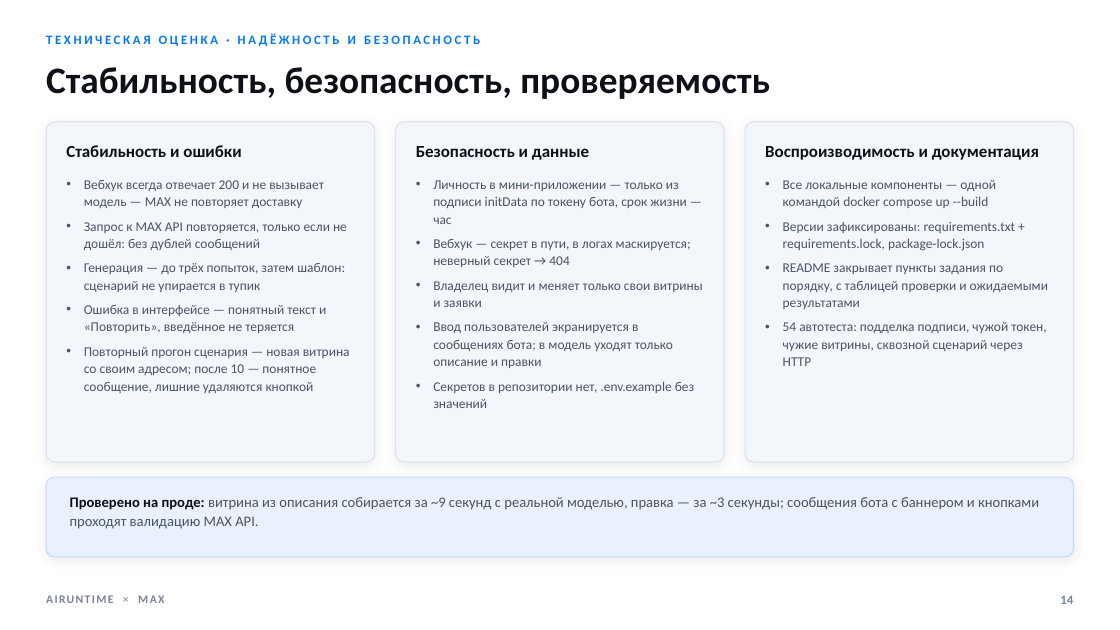
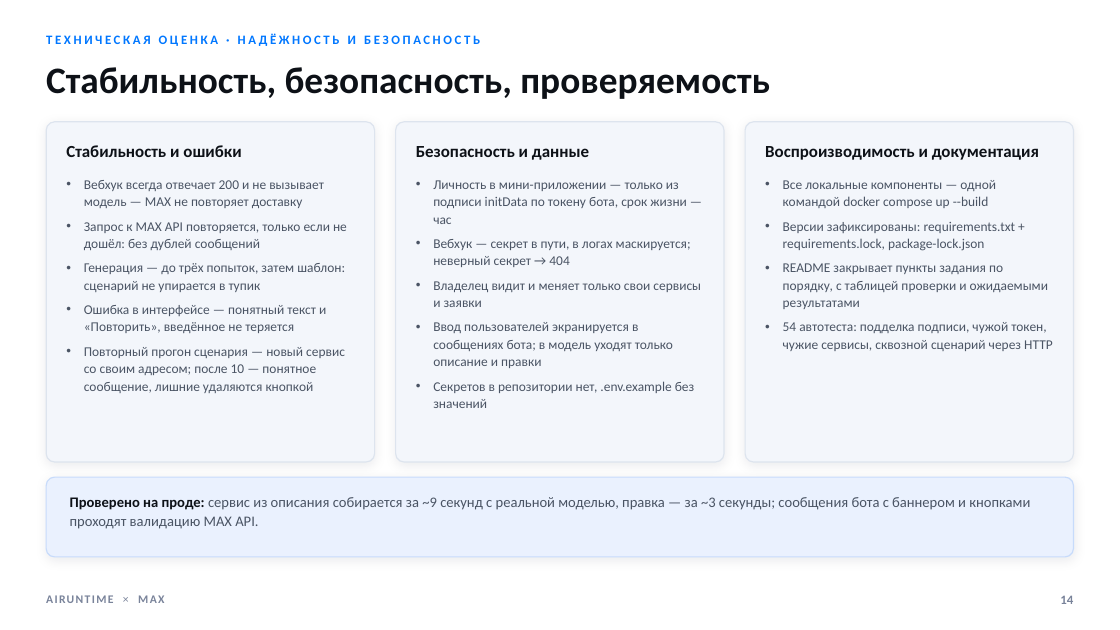
Before and after one commit to airuntime-ru/airuntime, a slide deck: slide 14 of docs/max-presentation/presentation.pptx. Drawn at 1120x630 pixels with LibreOffice and Linux fonts; fonts in the diff are those of the drawing. Boxes give left, top, right and bottom in pixels: in the first picture for what was removed or moved away, otherwise in the second. Text is boxed around its words. In the diff, an @@ line names an element or a change of style, - is before the commit and + after.

```diff
--- a/docs/max-presentation/presentation.pptx
+++ b/docs/max-presentation/presentation.pptx
@@ text at (x1=433, y1=281, x2=701, y2=307): text changed @@
-• Владелец видит и меняет только свои витрины и заявки
+• Владелец видит и меняет только свои сервисы и заявки
@@ text at (x1=783, y1=322, x2=1053, y2=351): text changed @@
-• 54 автотеста: подделка подписи, чужой токен, чужие витрины, сквозной сценарий через HTTP
+• 54 автотеста: подделка подписи, чужой токен, чужие сервисы, сквозной сценарий через HTTP
@@ text at (x1=84, y1=347, x2=345, y2=393): text changed @@
-• Повторный прогон сценария — новая витрина со своим адресом; после 10 — понятное сообщение, лишние удаляются кнопкой
+• Повторный прогон сценария — новый сервис со своим адресом; после 10 — понятное сообщение, лишние удаляются кнопкой
@@ text at (x1=70, y1=497, x2=1030, y2=529): text changed @@
-Проверено на проде: витрина из описания собирается за ~9 секунд с реальной моделью, правка — за ~3 секунды; сообщения бота с баннером и кнопками проходят валидацию MAX API.
+Проверено на проде: сервис из описания собирается за ~9 секунд с реальной моделью, правка — за ~3 секунды; сообщения бота с баннером и кнопками проходят валидацию MAX API.
```
Also in this commit, not shown: 18 other slides changed, 22 other files.
